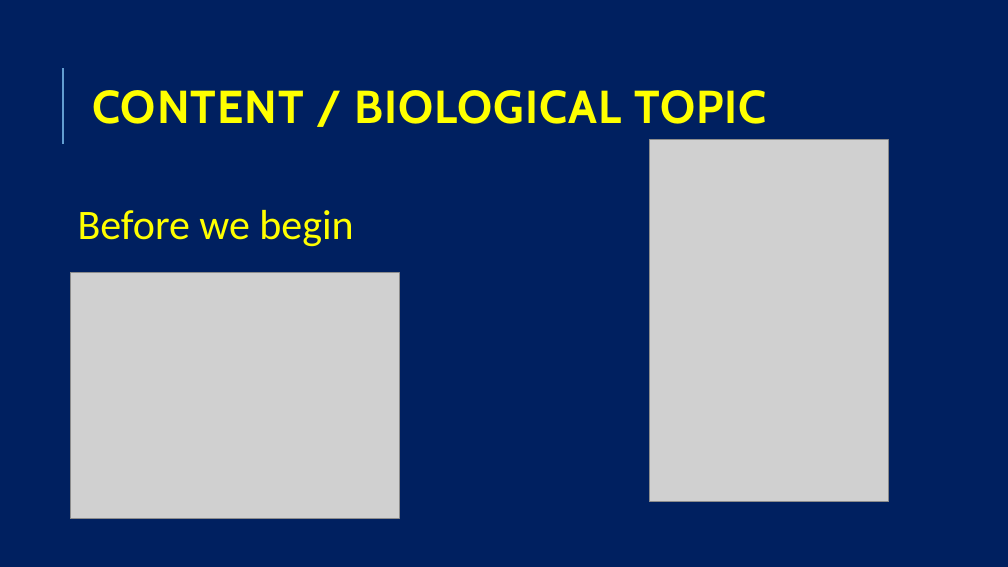
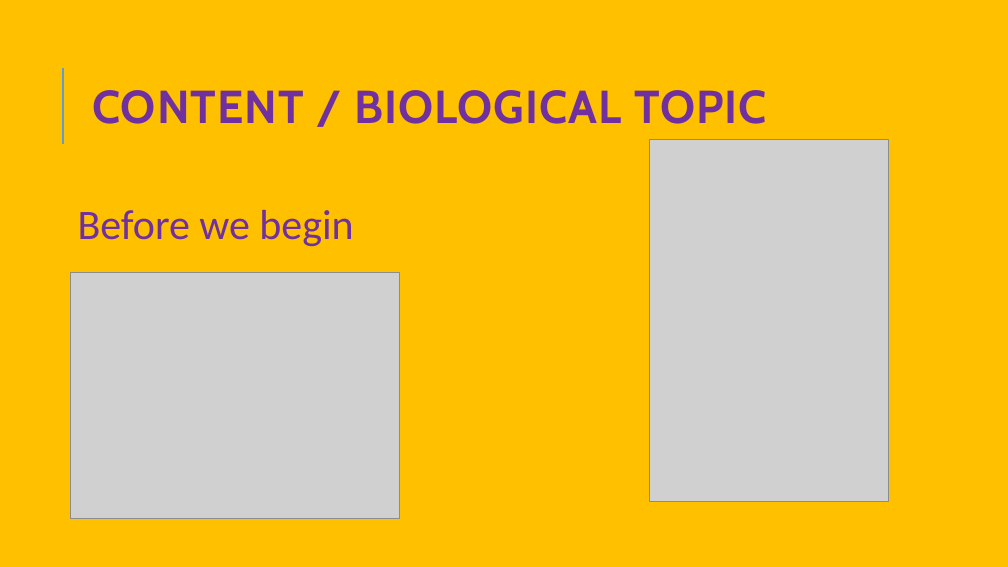
Before and after one commit to aimforbigfoot/biol5081, a slide deck: slide 5 of animalsClass/Deep History Of the field of Perception.pptx (slide 3 before the commit). Drawn at 1008x567 pixels with LibreOffice and Linux fonts; fonts in the diff are those of the drawing; grey boxes stand for pictures. Boxes give left, top, right and bottom in pixels: in the first picture for what was removed or moved away, otherwise in the second. Text is boxed around its words. In the diff, an @@ line names an element or a change of style, - is before the commit and + after.

```diff
--- a/animalsClass/Deep History Of the field of Perception.pptx
+++ b/animalsClass/Deep History Of the field of Perception.pptx
@@ background #002060 to #FFC000 @@
@@ title "CONTENT / BIOLOGICAL TOPIC" at [92, 90, 767, 124]: text colour #FFFF00 to #7030A0 @@
@@ text "Before we begin" at [78, 210, 353, 246]: text colour #FFFF00 to #7030A0 @@
```
Also in this commit, not shown: 4 other slides changed, 12 slides added.
